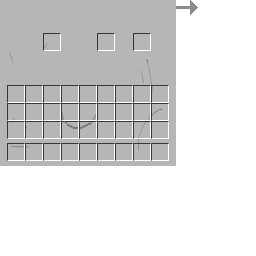
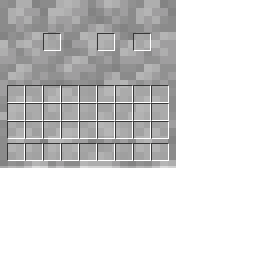
Two versions of the same layered image (256x256). Layer-by-layer changes:
painted on "Pasted Layer copy #3" over [127, 28, 155, 55]
painted on "Pasted Layer copy #2" over [91, 28, 119, 55]
painted on "Layer #2" over [13, 5, 97, 80]
added layer "cobblestone.png copy" (merge, 36%) above "cobblestone.png" over [0, 0, 176, 168]
added layer "cobblestone.png" (23%) above "Layer #1" over [0, 0, 176, 168]
hid "Layer copy" over [7, 0, 198, 161]
hid "Layer" over [7, 15, 169, 160]
added layer "ref_table_screen.png copy" above "ref_table_screen.png" over [0, 0, 176, 166]
